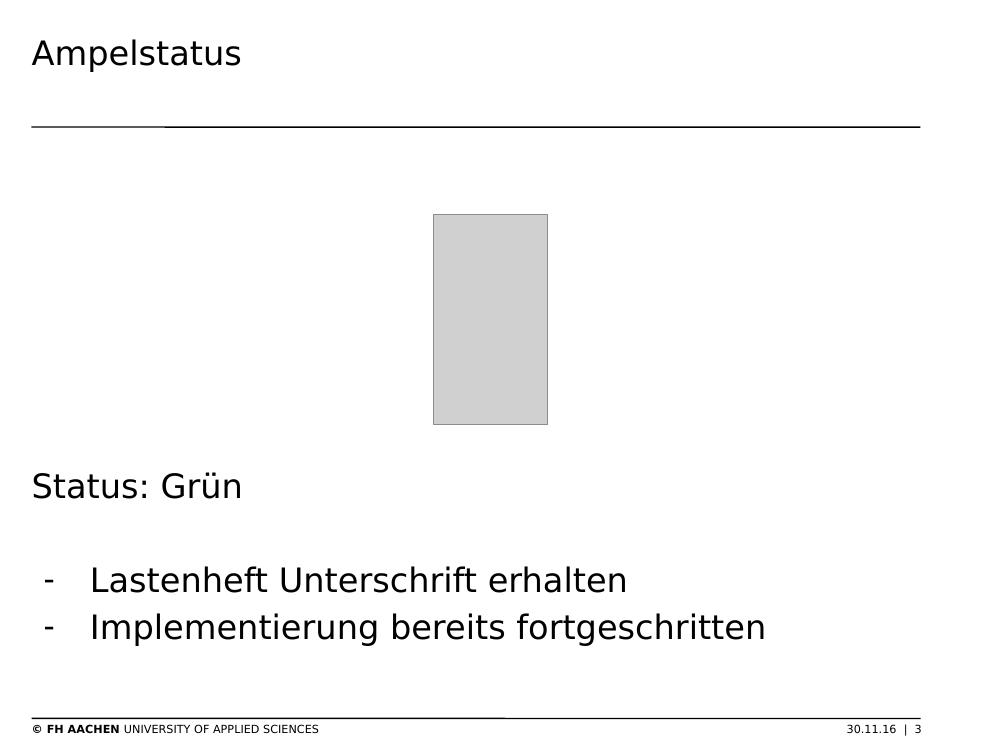
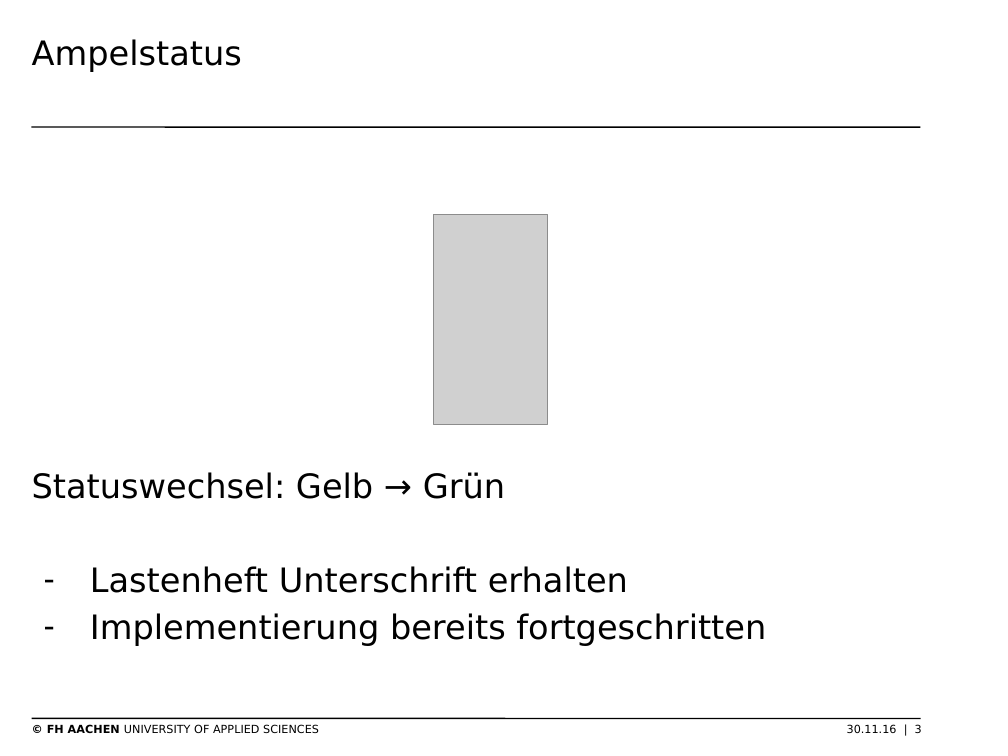
Before and after one commit to thomasgor/swe, a slide deck: slide 3 of Dokumente/Coaching/2016-11-30 Präsentation Projektmgmt.odp. Drawn at 1008x756 pixels with LibreOffice and Linux fonts; fonts in the diff are those of the drawing; grey boxes stand for pictures; background and template pictures are left out. Boxes give left, top, right and bottom in pixels: in the first picture for what was removed or moved away, otherwise in the second. Text is boxed around its words. In the diff, an @@ line names an element or a change of style, - is before the commit and + after.

```diff
--- a/Dokumente/Coaching/2016-11-30 Präsentation Projektmgmt.odp
+++ b/Dokumente/Coaching/2016-11-30 Präsentation Projektmgmt.odp
@@ text at bbox=[32, 472, 505, 499]: text changed @@
-Status: Grün
+Statuswechsel: Gelb → Grün
```
Also in this commit, not shown: 1 other slide changed, 1 other file.
